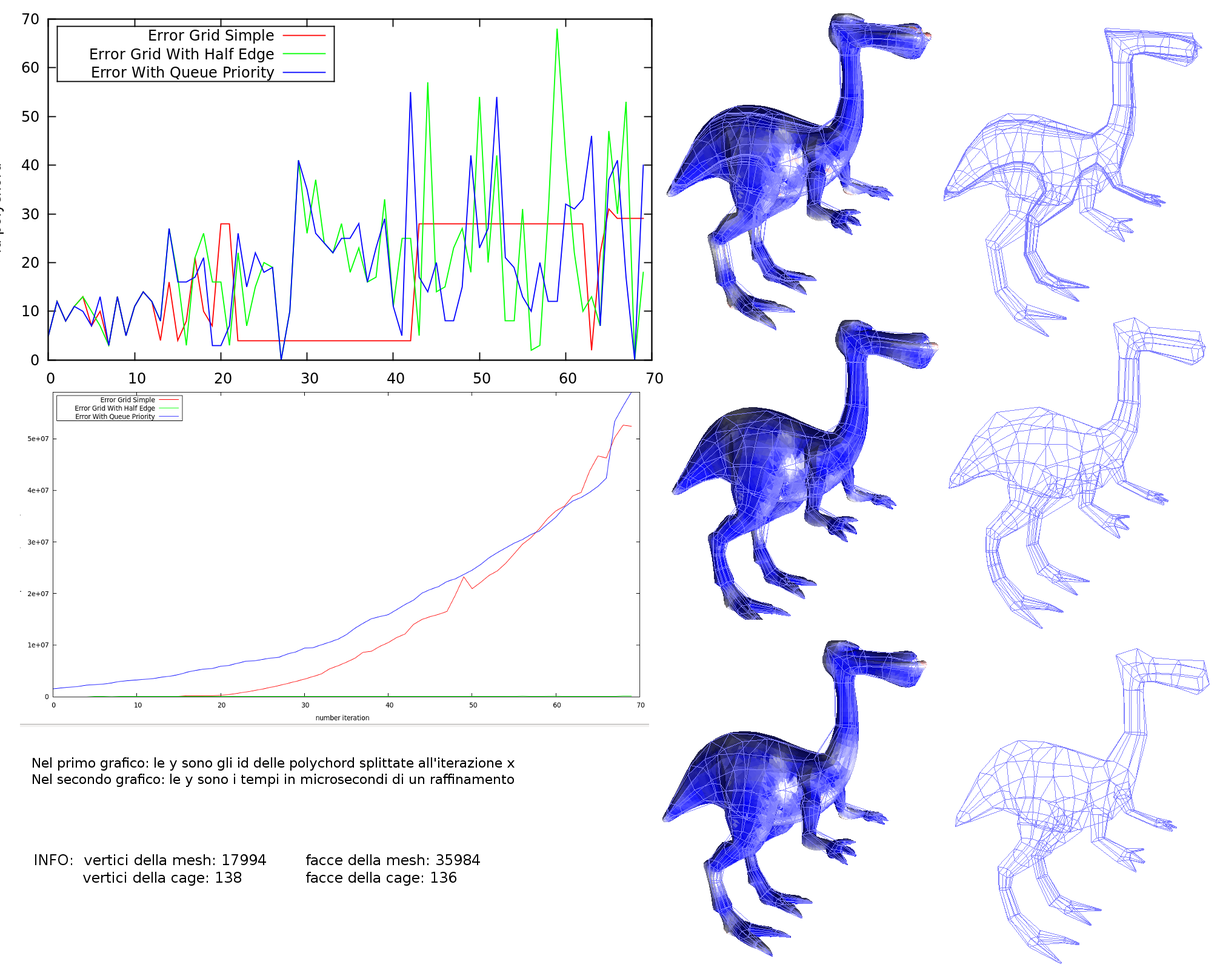
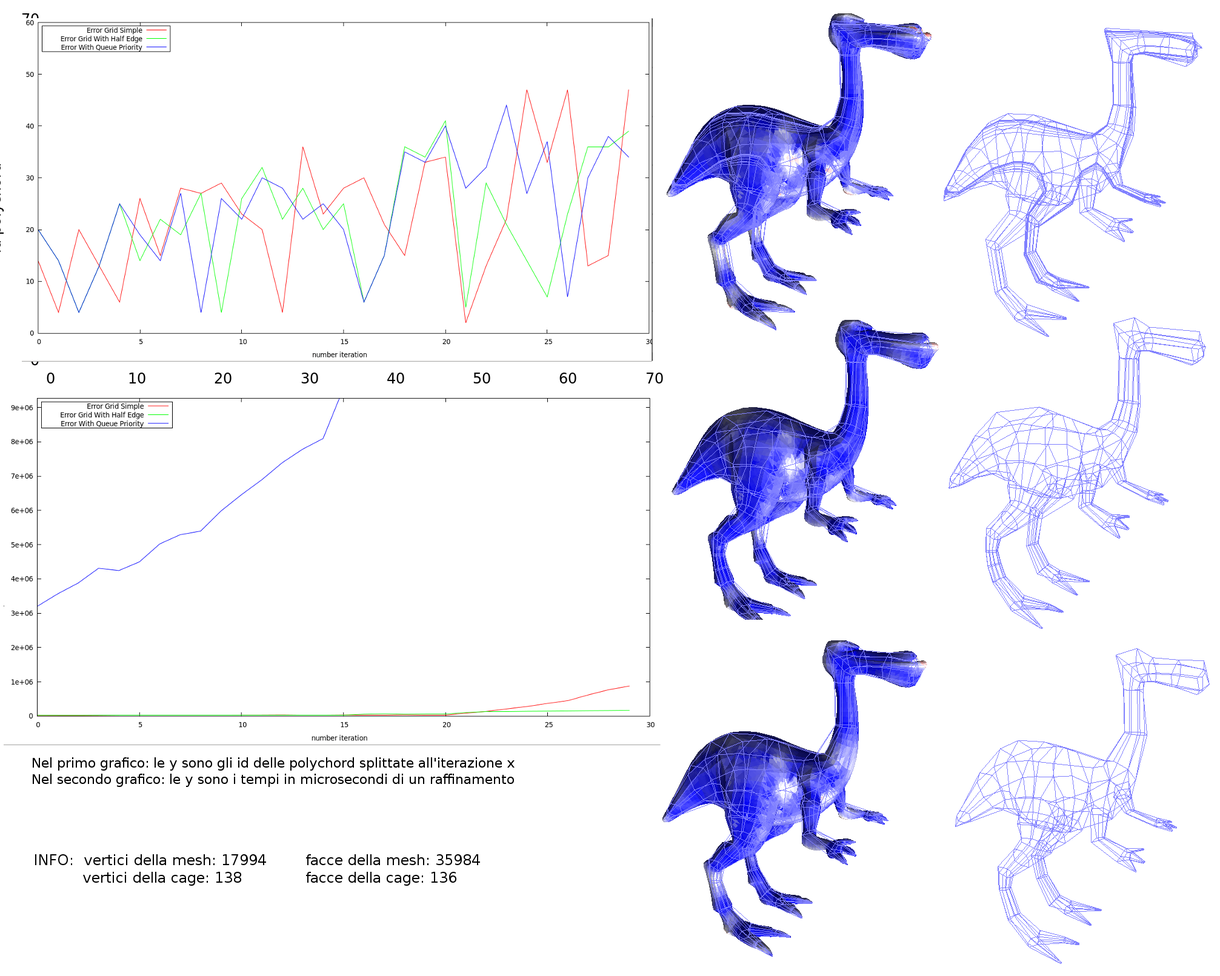
The second 1220px x 976px image is a revision of the first. Changes to its layers:
added layer "Pasted Layer #9" above "Pasted Layer #8" over (3, 391, 661, 746)
added layer "Pasted Layer #8" above "Pasted Layer #7" over (21, 18, 653, 362)
